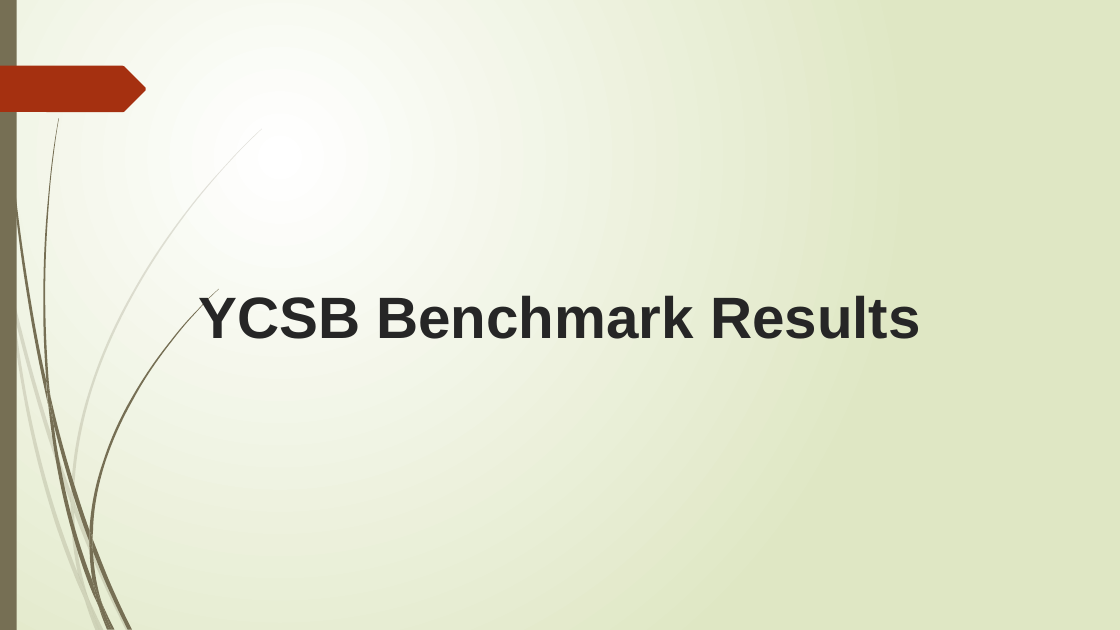
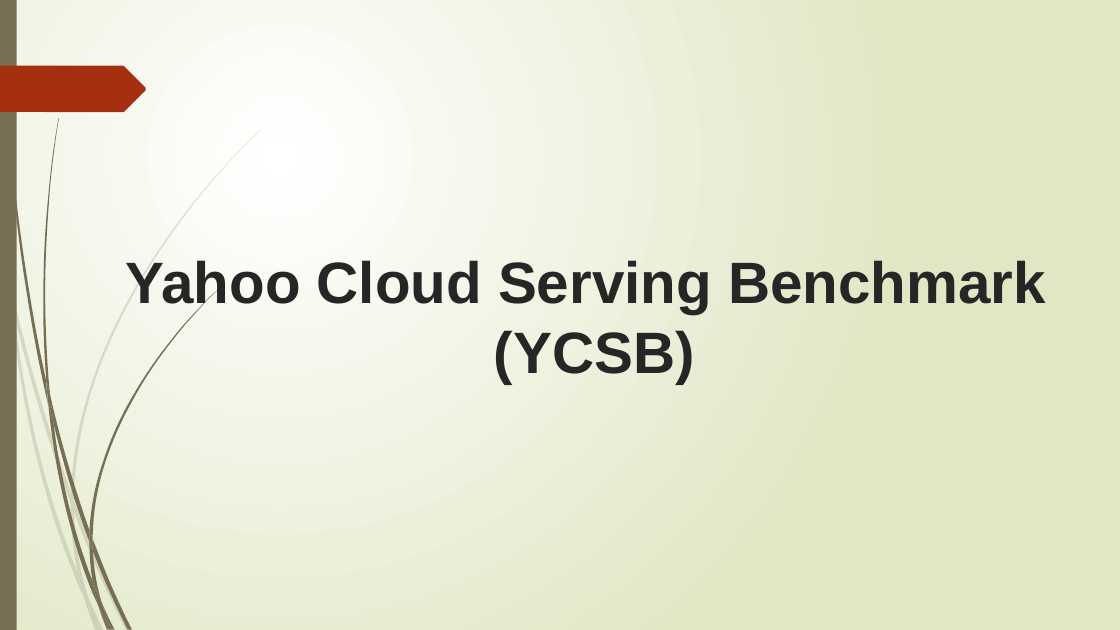
Before and after one commit to SonyShrestha/ADB_YCSB_YugabyteDB_CockroachDB, a slide deck: slide 17 of INFOH415.pptx (slide 15 before the commit). Drawn at 1120x630 pixels with LibreOffice and Linux fonts; fonts in the diff are those of the drawing. Boxes give left, top, right and bottom in pixels: in the first picture for what was removed or moved away, otherwise in the second. Text is boxed around its words. In the diff, an @@ line names an element or a change of style, - is before the commit and + after.

```diff
--- a/INFOH415.pptx
+++ b/INFOH415.pptx
@@ title at [126,260,1046,384]: text changed @@
-YCSB Benchmark Results
+Yahoo Cloud Serving Benchmark
+(YCSB)
```
Also in this commit, not shown: 7 other slides changed, 5 slides added, 11 other files.
